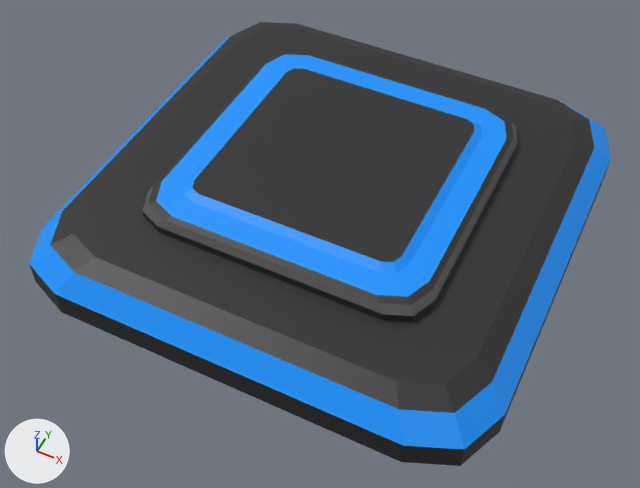
Before and after pictures for a commit that changed the FBX model Assets/Assets/3D Assets/Bounce.fbx.
The view is the same before and after, from a 50 mm lens placed at (0.278, -0.597, 0.69), pointed at (0.004, -0.048, 0.003). The axes (+X, +Y, +Z) are drawn at lower left. The lights are the same throughout.

In view in the first picture: 'Bounce'.
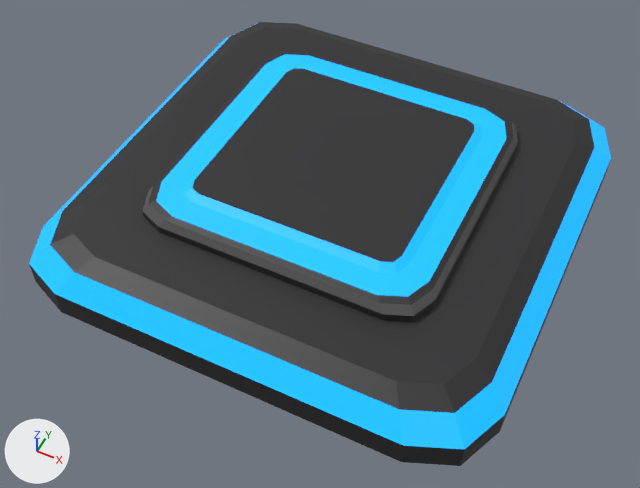
Changed parts and their boxes [x1, y1, x2, y2] in the pictures (640 x 488 px):
part 1 of me_cube, recoloured (blue to cyan)
    both: [29, 24, 611, 449]

The change in detail:
Material 'Emission' (mat_emission) is new.
Uses the picture img_textures_png.
me_cube has 144 vertices, 124 faces and spans x -0.242..0.242, y -0.242..0.242, z 0.0..0.087.
me_cube is used by ob_bounce; location (0.0, 0.0, 0.0).
me_cube part 1: 36 of the faces centred in x -0.233..0.233, y -0.233..0.233, z 0.046..0.084 switch from mat_material (picture img_textures_png) to mat_emission.
